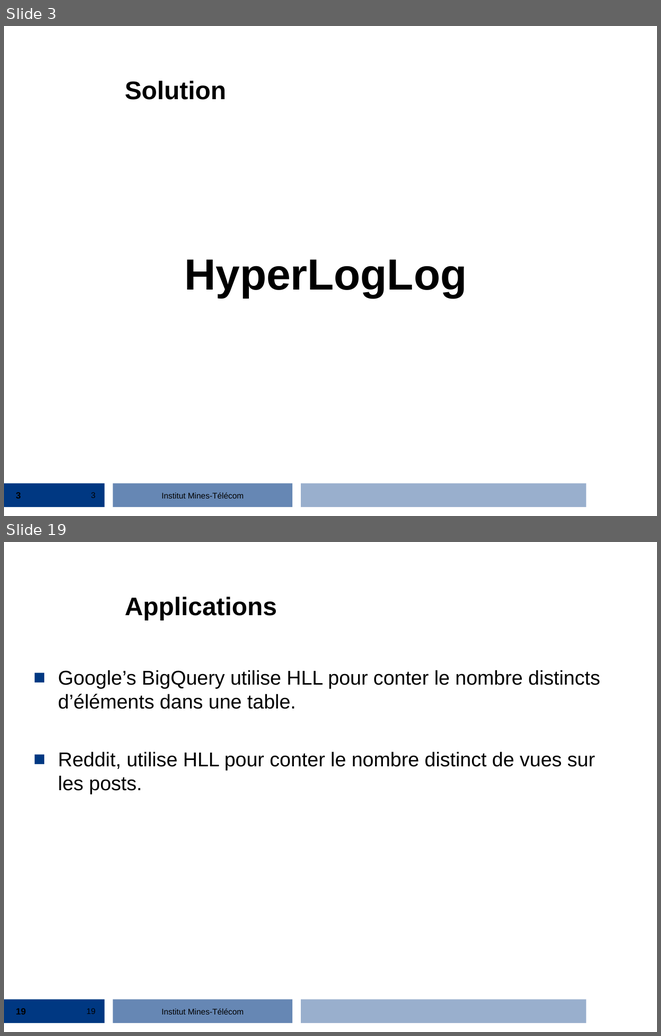
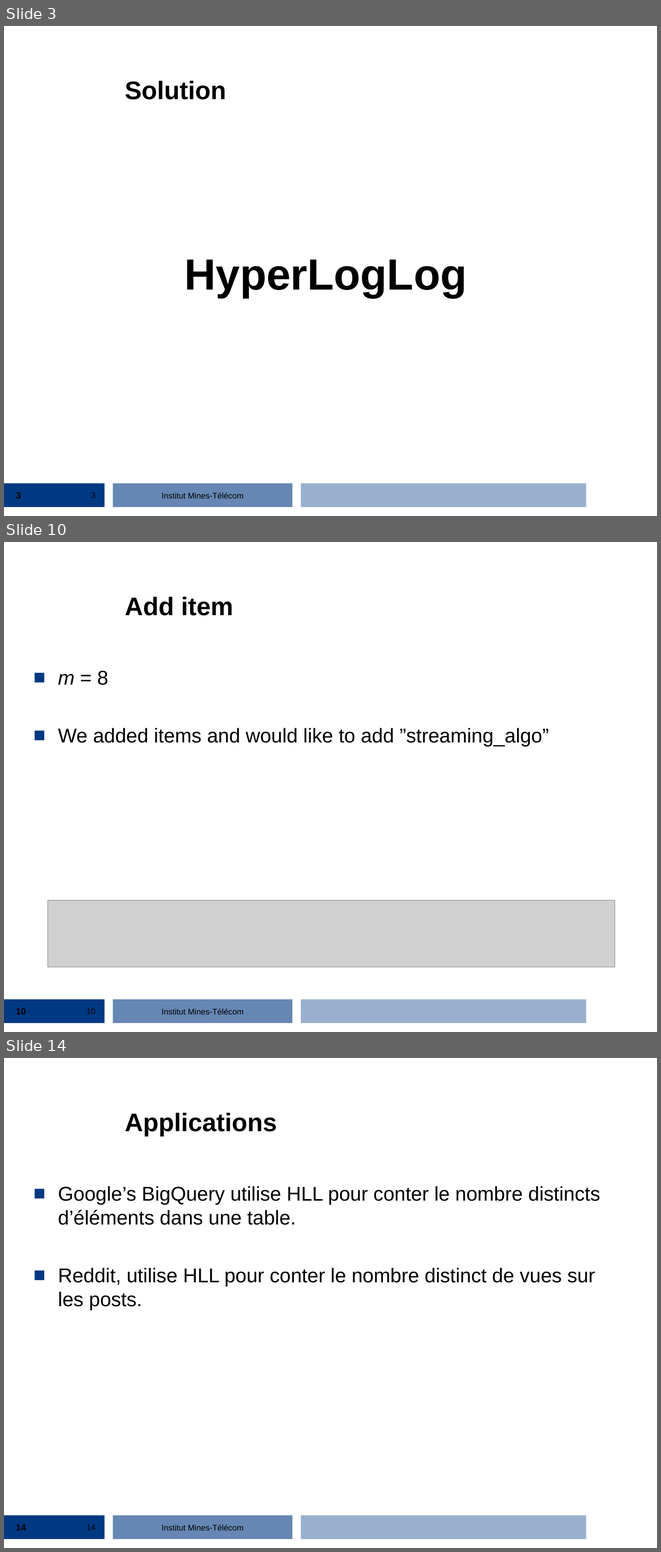
Before and after one commit to streaming-algorithms/hyper_log_log, a slide deck: 2_hyperloglog.ppt. Shown one above the other, each under a label of ours: slides 3 and 19 before the commit, slides 3, 10 and 14 after it; the slides between them are not shown. The pictures are 661x1036 and 661x1552 pixels, drawn with LibreOffice and Linux fonts; fonts in the diff are those of the drawing; grey boxes stand for pictures; background and template pictures are left out. Boxes give left, top, right and bottom in pixels: in the first picture for what was removed or moved away, otherwise in the second. Text is boxed around its words. In the diff, an @@ line names an element or a change of style, - is before the commit and + after.

```diff
--- a/2_hyperloglog.ppt
+++ b/2_hyperloglog.ppt
@@ slide 10 added at <box>4,542,657,1032</box>, background #FFFFFF; not listed: 4 template elements that a slide beside it also shows @@
@@ title added at <box>125,597,233,616</box>, 28 pt, text #000000, bold @@
+Add item
@@ text added at <box>58,670,549,746</box>, 22 pt, text #000000 @@
+■ m = 8
+■ We added items and would like to add ”streaming_algo”
@@ picture added at <box>48,900,615,967</box> @@
@@ page number added at <box>16,1008,26,1014</box>, 10 pt, text #000000, bold @@
+10
@@ page number added at <box>87,1008,96,1014</box>, 9 pt, text #000000 @@
+10
@@ what was slide 19 is now slide 14 @@
@@ page number at <box>16,1524,26,1530</box>: text changed @@
-19
+14
@@ page number at <box>87,1524,96,1530</box>: text changed @@
-19
+14
```
Also in this commit, not shown: 12 other slides added, 18 slides removed.
